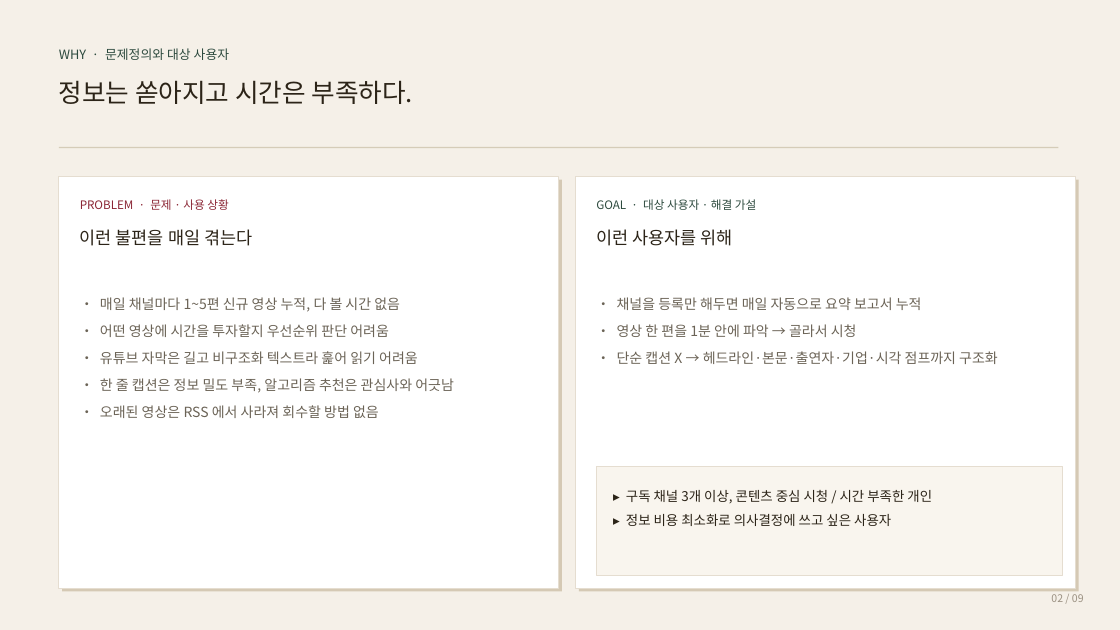
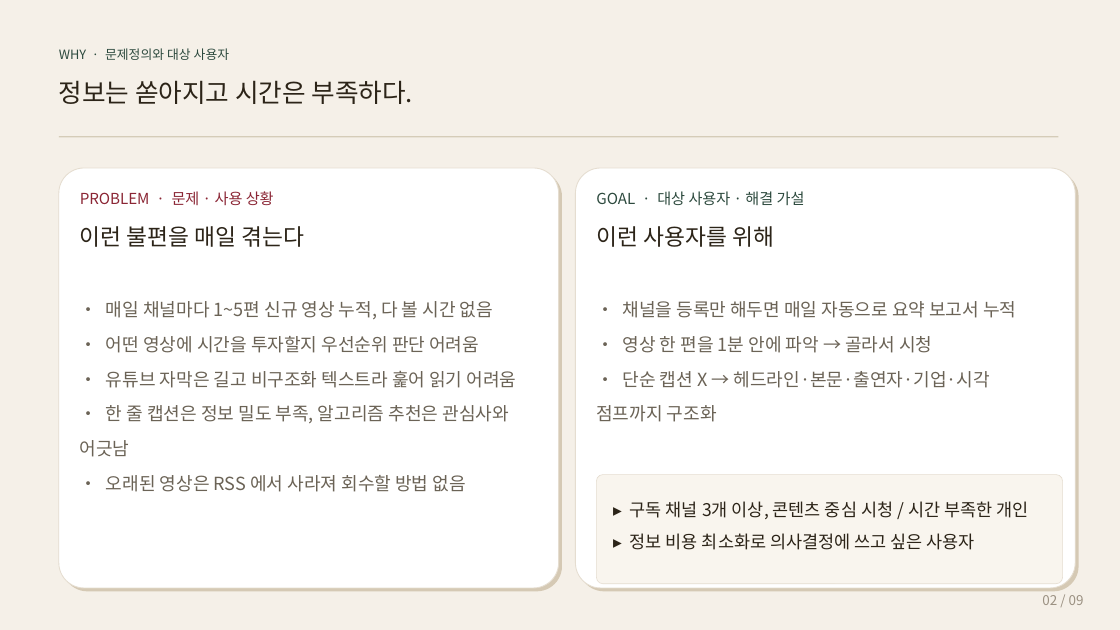
Before and after one commit to leeyongjoo9-rgb/tubebrief_mvp, a slide deck: slide 2 of 이용주-기말발표자료.pptx. Drawn at 1120x630 pixels with LibreOffice and Linux fonts; fonts in the diff are those of the drawing. Boxes give left, top, right and bottom in pixels: in the first picture for what was removed or moved away, otherwise in the second. Text is boxed around its words. In the diff, an @@ line names an element or a change of style, - is before the commit and + after.

Commit message:
design: PPTX 2차 수정 (4가지 주문 반영)
① 페이지 제목을 제외한 텍스트 30% 키움
- 카드 제목: 12.5→16, 본문: 11→14, row_card 라벨: 11.5→15
- 표지 한 줄 소개: 17→22, 발표자/링크: 11→14, 라벨: 8.5→11
- kicker: 10→13, 하단 한계: 9.5→12.5, 표 본문: 11→14
- 페이지 제목(영문 카테고리, 한국어 부제, 표지 TubeBrief)은 그대로

② 페이지 제목 구분선을 제목 바로 밑으로 (1.75→1.62)

③ 모든 박스를 둥근 모서리로 (corner_pct=0.06 통일)
- add_rect 기본을 rounded=True 로 변경
- add_card 의 본 카드 + 그림자 모두 ROUNDED_RECTANGLE
- 강의 칩, T 마크, kicker 강조 박스, 아이콘 정사각형 모두 둥글게
- divider 같이 얇은 라인만 rounded=False

④ 마지막 페이지(NEXT) 레이아웃 재배치
- 상단: 좌측 어려움+해결(3.4h) / 우측 결과 비교(3.4h)
- 하단: LIMITATION 박스(전체 폭 12.0, 1.65h)
- LIMITATION 도 박스 안에 위치, kicker + 3개 항목

```diff
--- a/이용주-기말발표자료.pptx
+++ b/이용주-기말발표자료.pptx
@@ rectangle: place and size @@
-rectangle at (59, 147, 1059, 148)
+rectangle at (59, 136, 1059, 137)
@@ rounded rectangle: place and size @@
-rounded rectangle at (59, 176, 559, 588)
+rounded rectangle at (59, 168, 559, 588)
@@ rounded rectangle: place and size @@
-rounded rectangle at (62, 180, 562, 592)
+rounded rectangle at (62, 171, 562, 592)
@@ rounded rectangle: place and size @@
-rounded rectangle at (576, 176, 1075, 588)
+rounded rectangle at (576, 168, 1075, 588)
@@ rounded rectangle: place and size @@
-rounded rectangle at (579, 180, 1079, 592)
+rounded rectangle at (579, 171, 1079, 592)
@@ text "PROBLEM · 문제 · 사용 ...": place and size @@
-text "PROBLEM · 문제 · 사용 ..." at (80, 199, 228, 210)
+text "PROBLEM · 문제 · 사용 ..." at (80, 191, 274, 205)
@@ text "PROBLEM · 문제 · 사용 ..." at (80, 191, 274, 205): size 10 to 13 pt @@
@@ text "GOAL · 대상 사용자 · ..." at (596, 191, 805, 205): size 10 to 13 pt @@
@@ text "GOAL · 대상 사용자 · ...": place and size @@
-text "GOAL · 대상 사용자 · ..." at (596, 199, 756, 210)
+text "GOAL · 대상 사용자 · ..." at (596, 191, 805, 205)
@@ text "이런 불편을 매일 겪는다" at (80, 226, 305, 247): size 15 to 19.5 pt @@
@@ text "이런 사용자를 위해" at (596, 226, 774, 247): size 15 to 19.5 pt @@
@@ text "• 매일 채널마다 1~5편 신규 ..." at (80, 301, 517, 492): size 12 to 15.5 pt @@
@@ text "• 채널을 등록만 해두면 매일 ..." at (596, 301, 1016, 422): size 12 to 15.5 pt @@
@@ rounded rectangle: place and size @@
-rounded rectangle at (597, 466, 1063, 576)
+rounded rectangle at (597, 475, 1063, 584)
@@ rectangle to rounded rectangle in 5 elements at (62, 171, 562, 592), (59, 168, 559, 588), (579, 171, 1079, 592), (576, 168, 1075, 588), (597, 475, 1063, 584) @@
@@ text "▸ 구독 채널 3개 이상, ...": place and size @@
-text "▸ 구독 채널 3개 이상, ..." at (626, 490, 932, 526)
+text "▸ 구독 채널 3개 이상, ..." at (630, 501, 1028, 550)
@@ text "▸ 구독 채널 3개 이상, ..." at (630, 501, 1028, 550): size 11.5 to 15 pt @@
@@ text "02 / 09" at (1042, 595, 1084, 605): size 9 to 11.5 pt @@
```
Also in this commit, not shown: 8 other slides changed, 1 other file.
